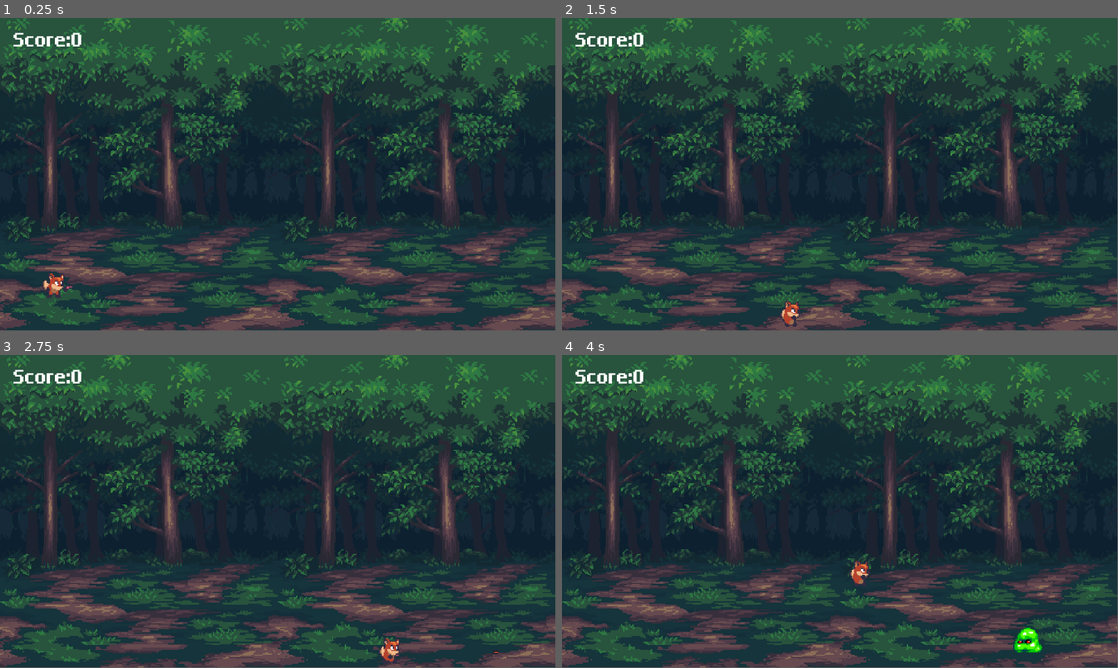
Above: before the commit, frames 1-4 (two rows, left to right).
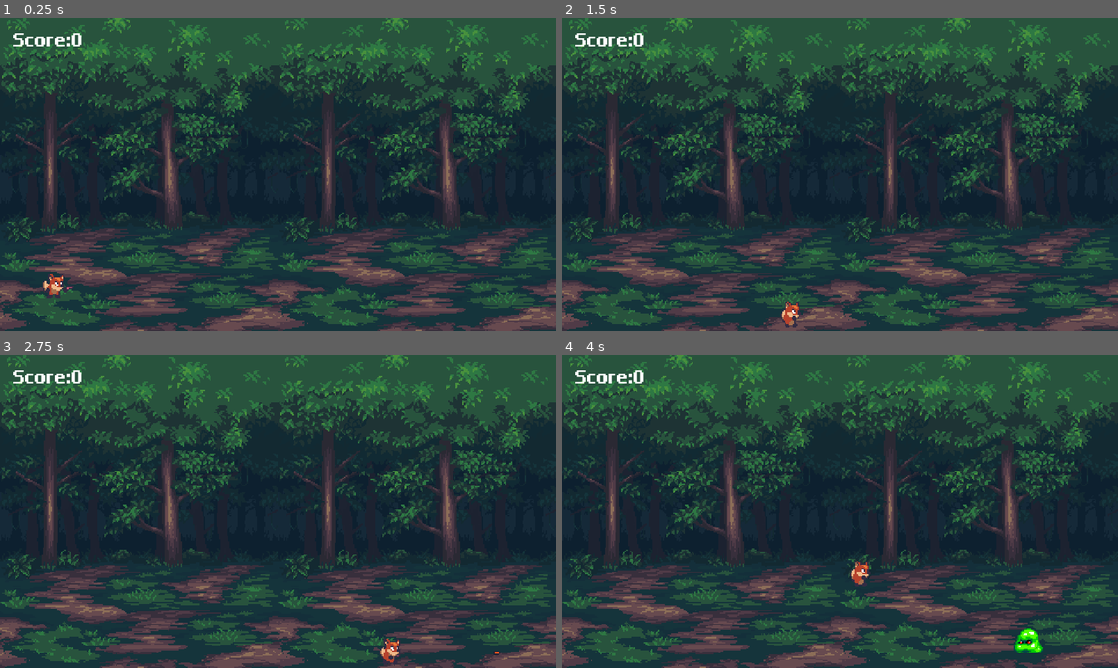
Above: after the commit, the same moments.

Repository: chenkjia/game-firstgame
Game: Godot game, scene res://Scenes/Game.tscn
Two runs of this game, one before a commit and one after it. Both use one fixed random seed, a clock stepped at 60 frames per second and the inputs below.
Inputs:
- Up to frame 1 (0.25 s): no input
- Up to frame 2 (1.5 s): tap Enter at 0.5 s; hold D (right) 0.53-1.28 s; hold S (down) from 1.28 s (still down)
- Up to frame 3 (2.75 s): tap Space at 2 s; release S (down) at 2.03 s; hold D (right) from 2.03 s (still down)
- Up to frame 4 (4 s): release D (right) at 2.78 s; hold W (up) 2.78-3.53 s; hold A (left) from 3.53 s (still down)
In our replay, the window is 799x449 before the commit and 800x450 after it. These sizes can differ from the game's own. Grey fills any space a smaller window leaves; there, only what the larger window draws over its background counts as a difference.

The runs differ from the first frame. In frame 1, 6.7% of the frame differs, in the area x 0-100%, y 0-100%; in frame 2, 6.7%; in frame 3, 6.7%; in frame 4, 6.8%.

Commit message:
initgame

Diff:
--- /dev/null
+++ b/Scenes/BGM.tscn
@@ -0,0 +1,7 @@
+[gd_scene load_steps=2 format=3 uid="uid://0dp4tg01phxj"]
+
+[ext_resource type="AudioStream" uid="uid://cougsc504x61n" path="res://AssetBundle/Audio/BGM.ogg" id="1_mda48"]
+
+[node name="BGM" type="AudioStreamPlayer"]
+stream = ExtResource("1_mda48")
+autoplay = true
--- a/Scenes/player.tscn
+++ b/Scenes/player.tscn
@@ -1,8 +1,11 @@
-[gd_scene load_steps=22 format=3 uid="uid://3s6ey3uonul2"]
+[gd_scene load_steps=25 format=3 uid="uid://3s6ey3uonul2"]
 
 [ext_resource type="Script" path="res://Scripts/player.gd" id="1_eq03j"]
 [ext_resource type="Texture2D" uid="uid://ba4rfgbxes3ja" path="res://AssetBundle/Sprites/Foxy.png" id="1_i0h6i"]
 [ext_resource type="PackedScene" uid="uid://7hgxxiwhvgvr" path="res://Scenes/Bullet.tscn" id="2_0wpmx"]
+[ext_resource type="AudioStream" uid="uid://crhd46wln3qly" path="res://AssetBundle/Audio/Gun.mp3" id="4_gl0iw"]
+[ext_resource type="AudioStream" uid="uid://bqfnhkmujm077" path="res://AssetBundle/Audio/GameOver.mp3" id="5_pdwlx"]
+[ext_resource type="AudioStream" uid="uid://cxox8w8slggnk" path="res://AssetBundle/Audio/Running.mp3" id="6_j3m8i"]
 
 [sub_resource type="AtlasTexture" id="AtlasTexture_ifvoi"]
 atlas = ExtResource("1_i0h6i")
@@ -154,4 +157,20 @@
 [node name="Timer" type="Timer" parent="."]
 autostart = true
 
+[node name="FireSound" type="AudioStreamPlayer" parent="."]
+stream = ExtResource("4_gl0iw")
+
+[node name="GameOverSound" type="AudioStreamPlayer" parent="."]
+stream = ExtResource("5_pdwlx")
+volume_db = 5.0
+
+[node name="RunningSound" type="AudioStreamPlayer" parent="."]
+stream = ExtResource("6_j3m8i")
+volume_db = 5.0
+
+[node name="RestartTimer" type="Timer" parent="."]
+wait_time = 3.0
+one_shot = true
+
 [connection signal="timeout" from="Timer" to="." method="_on_fire"]
+[connection signal="timeout" from="RestartTimer" to="." method="_reload_scene"]
--- a/Scenes/slime.tscn
+++ b/Scenes/slime.tscn
@@ -1,8 +1,9 @@
-[gd_scene load_steps=21 format=3 uid="uid://cm26i6c4ibk7v"]
+[gd_scene load_steps=22 format=3 uid="uid://cm26i6c4ibk7v"]
 
 [ext_resource type="Script" path="res://Scripts/enemy.gd" id="1_7qpjo"]
 [ext_resource type="Texture2D" uid="uid://b7achlxhxnqu1" path="res://AssetBundle/Sprites/Slimer.png" id="1_kekyv"]
 [ext_resource type="Texture2D" uid="uid://dhr1f4yk0pr16" path="res://AssetBundle/Sprites/SlimerDeath.png" id="2_yt5c1"]
+[ext_resource type="AudioStream" uid="uid://c8n4et5hgcb1d" path="res://AssetBundle/Audio/EnemyDeath.mp3" id="4_aniur"]
 
 [sub_resource type="AtlasTexture" id="AtlasTexture_tuaqd"]
 atlas = ExtResource("2_yt5c1")
@@ -136,5 +137,8 @@
 position = Vector2(0, 10)
 shape = SubResource("CircleShape2D_rprd0")
 
+[node name="DeadSound" type="AudioStreamPlayer" parent="."]
+stream = ExtResource("4_aniur")
+
 [connection signal="area_entered" from="." to="." method="_on_area_entered"]
 [connection signal="body_entered" from="." to="." method="_on_body_entered"]
--- a/Scripts/enemy.gd
+++ b/Scripts/enemy.gd
@@ -11,7 +11,7 @@
 
 
 func _on_body_entered(body: Node2D) -> void:
-	if body is CharacterBody2D:
+	if body is CharacterBody2D and not is_dead:
 		body.game_over()
 	pass # Replace with function body.
 
@@ -22,6 +22,7 @@
 		$AnimatedSprite2D.play("death")
 		area.queue_free()
 		get_tree().current_scene.score += 1
+		$DeadSound.play()
 		await get_tree().create_timer(0.6).timeout
 		queue_free()
 	pass # Replace with function body.
--- a/Scripts/player.gd
+++ b/Scripts/player.gd
@@ -6,6 +6,13 @@
 
 @export var is_game_over: bool = false
 @export var bullet_scene: PackedScene
+
+func _process(delta: float) -> void:
+	if velocity == Vector2.ZERO or is_game_over:
+		$RunningSound.stop()
+	elif not $RunningSound.playing:
+		$RunningSound.play()
+
 
 
 # Called every frame. 'delta' is the elapsed time since the previous frame.
@@ -23,17 +30,21 @@
 	if not is_game_over:
 		is_game_over = true
 		animator.play('game_over')
-
 		get_tree().current_scene.show_game_over()
-
-		await get_tree().create_timer(3).timeout
-		get_tree().reload_current_scene()
-
+		$GameOverSound.play()
+		$RestartTimer.start()
 
 func _on_fire() -> void:
 	if velocity != Vector2.ZERO or is_game_over:
 		return
+	$FireSound.play()
 	var bullet_node = bullet_scene.instantiate()
 	bullet_node.position = position + Vector2(6,6)
 	get_tree().current_scene.add_child(bullet_node)
 	pass # Replace with function body.
+
+
+
+
+func _reload_scene() -> void:
+	get_tree().reload_current_scene()
--- a/project.godot
+++ b/project.godot
@@ -14,6 +14,15 @@
 run/main_scene="res://Scenes/Game.tscn"
 config/features=PackedStringArray("4.3", "Forward Plus")
 config/icon="res://icon.svg"
+
+[autoload]
+
+Bgm="*res://Scenes/BGM.tscn"
+
+[display]
+
+window/size/mode=4
+window/stretch/mode="canvas_items"
 
 [input]
 
@@ -41,3 +50,4 @@
 [rendering]
 
 textures/canvas_textures/default_texture_filter=0
+textures/vram_compression/import_etc2_astc=true
Not shown, changed: AssetBundle/Audio/BGM.ogg.import
Not shown, changed: AssetBundle/Audio/Running.mp3.import
Not shown, added: Builds/Web/index.apple-touch-icon.png.import
Not shown, added: Builds/Web/index.icon.png.import
Not shown, added: Builds/Web/index.png.import
Not shown, added: export_presets.cfg
Not shown, added: Builds/Web/index.apple-touch-icon.png
Not shown, added: Builds/Web/index.audio.worklet.js
Not shown, added: Builds/Web/index.html
Not shown, added: Builds/Web/index.icon.png
Not shown, added: Builds/Web/index.js
Not shown, added: Builds/Web/index.pck
(and 3 more such lines)
